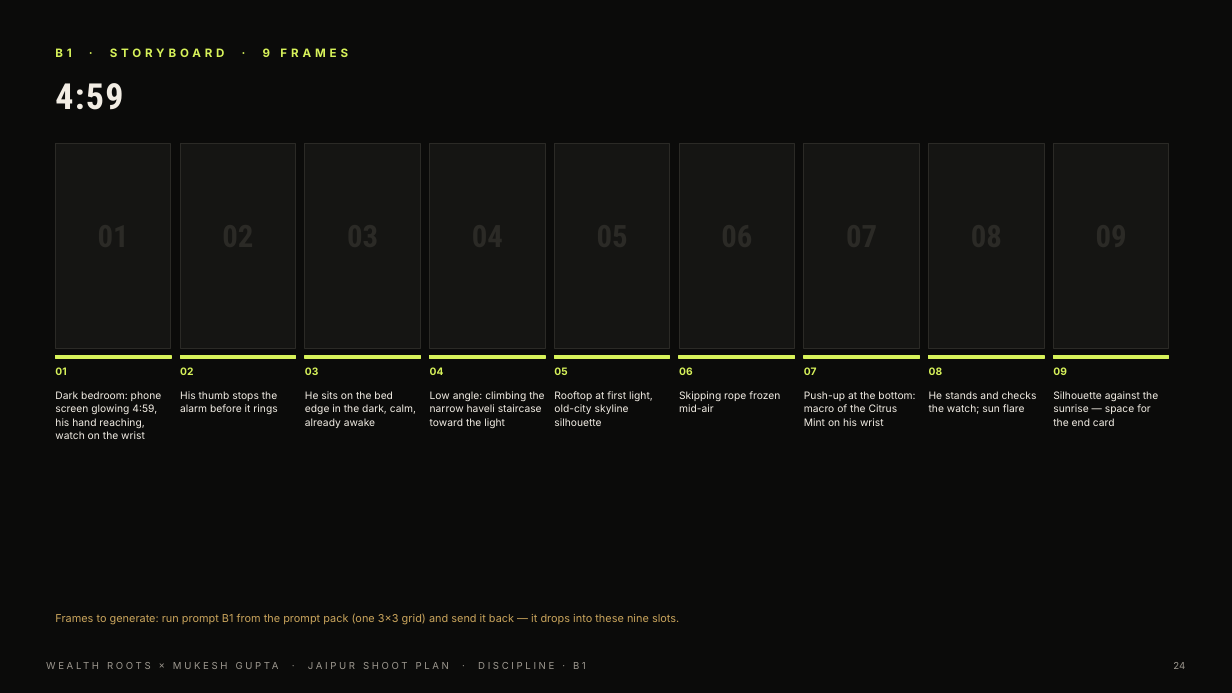
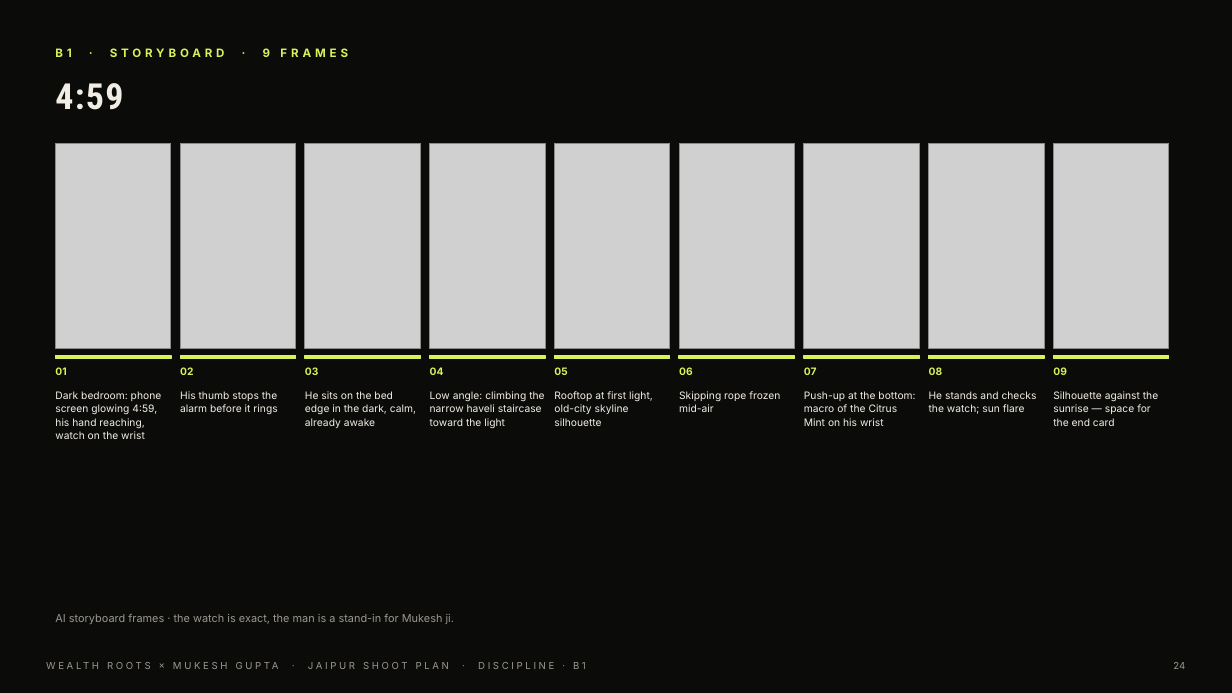
Before and after one commit to sage-media-official/pitchdeck, a slide deck: slide 24 of Wealth-Roots-Jaipur-Shoot-Plan.pptx. Drawn at 1232x693 pixels with LibreOffice and Linux fonts; fonts in the diff are those of the drawing; grey boxes stand for pictures. Boxes give left, top, right and bottom in pixels: in the first picture for what was removed or moved away, otherwise in the second. Text is boxed around its words. In the diff, an @@ line names an element or a change of style, - is before the commit and + after.

```diff
--- a/Wealth-Roots-Jaipur-Shoot-Plan.pptx
+++ b/Wealth-Roots-Jaipur-Shoot-Plan.pptx
@@ rectangle removed at (55, 143, 171, 348) @@
@@ picture added at (55, 143, 171, 348) @@
@@ rectangle removed at (180, 143, 296, 348) @@
@@ picture added at (180, 143, 296, 348) @@
@@ rectangle removed at (305, 143, 421, 348) @@
@@ picture added at (305, 143, 421, 348) @@
@@ rectangle removed at (430, 143, 545, 348) @@
@@ picture added at (430, 143, 545, 348) @@
@@ rectangle removed at (555, 143, 670, 348) @@
@@ picture added at (555, 143, 670, 348) @@
@@ rectangle removed at (679, 143, 795, 348) @@
@@ picture added at (679, 143, 795, 348) @@
@@ rectangle removed at (804, 143, 920, 348) @@
@@ picture added at (804, 143, 920, 348) @@
@@ rectangle removed at (929, 143, 1044, 348) @@
@@ picture added at (929, 143, 1044, 348) @@
@@ rectangle removed at (1054, 143, 1169, 348) @@
@@ picture added at (1054, 143, 1169, 348) @@
@@ text at (55, 614, 454, 624): text changed; text colour #C9A45C to #9C978E @@
-Frames to generate: run prompt B1 from the prompt pack (one 3×3 grid) and send it back — it drops into these nine slots.
+AI storyboard frames · the watch is exact, the man is a stand-in for Mukesh ji.
```
Also in this commit, not shown: 5 other slides changed.
